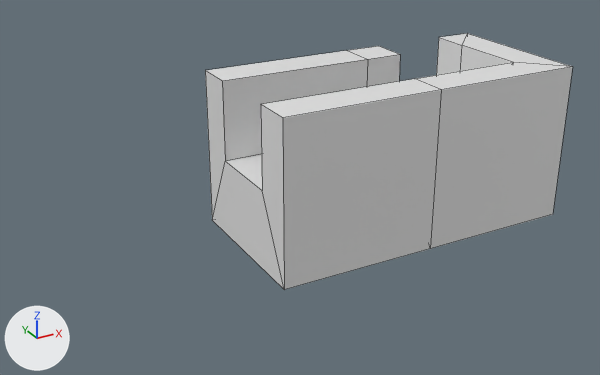
A saved change to the Blender file Assets/Source/Tilemap.blend.
The view is the same before and after, from a 50 mm camera at (-4.69, -8.08, 3.73) aimed at (-0.27, -0.03, -0.3). Every picture has the same lights, and +X, +Y and +Z are marked at lower left. Mesh edges are drawn as thin lines.

In view in the first picture: 'Tilemap'.
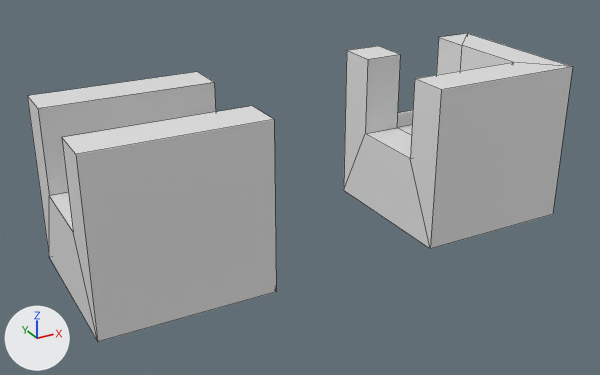
Pixel boxes (x1, y1, x2, y2) of what changed, in the pictures (600 x 375 px):
'Tilemap', reshaped (38% narrower, 16% shorter)
    before: (205, 33, 573, 290)
    after: (344, 33, 573, 249)
'Tilemap.001', added
    after: (27, 72, 276, 342)
part 1 of me_cube, cut back
    before: (205, 50, 441, 290)
    after: (410, 79, 441, 245)

The change, as a list of edits to the scene's bpy script:
```text
Change me_cube:
    used by ob_tilemap; location = (2.0, 0.0, 0.0)
    remove me_cube.from_pydata(...)  # 39 vertices, 34 faces; spans x -3.0..1.0, y -1.0..1.0, z -1.0..1.0
    add me_cube.from_pydata(...)  # 30 vertices, 22 faces; spans x -1.0..1.0, y -1.0..1.0, z -1.0..1.0
    me_cube part 1
    9 vertices are removed from x -3.0..-1.0, y -1.0..1.0, z -1.0..1.0
    13 faces are deleted
    1 new face joins them
    remove me_cube.materials.append(mat_material_001)  # white #e7e7e7
Add me_cube_001:
    me_cube_001.from_pydata([(-1.0, 1.0, 1.0), (-1.0, 1.0, -1.0), (-1.0, -1.0, 1.0), (-1.0, -1.0, -1.0), (-3.0, 1.0, 1.0), (-3.0, 1.0, -1.0), (-3.0, -1.0, 1.0), (-3.0, -1.0, -1.0), (-1.0, -0.5, 1.0), (-3.0, -0.5, 1.0), (-3.0, 0.5, 1.0), (-1.0, 0.5, 1.0), (-3.0, -0.5, 0.0), (-1.0, -0.5, 0.0), (-1.0, 0.5, 0.0), (-3.0, 0.5, 0.0)], [], [(8, 9, 6, 2), (1, 14, 13, 3), (2, 3, 13, 8), (8, 13, 12, 9), (11, 10, 15, 14), (0, 4, 10, 11), (0, 11, 14, 1), (15, 12, 13, 14), (12, 7, 6, 9), (4, 5, 15, 10), (7, 12, 15, 5), (2, 6, 7, 3), (1, 3, 7, 5), (1, 5, 4, 0)])
    me_cube_001.materials.append(mat_material_001)  # white #e7e7e7
Add ob_tilemap_001:
    ob_tilemap_001 = bpy.data.objects.new('Tilemap.001', me_cube_001)
    ob_tilemap_001.location = (-0.096, 0.0, 0.0)
```
